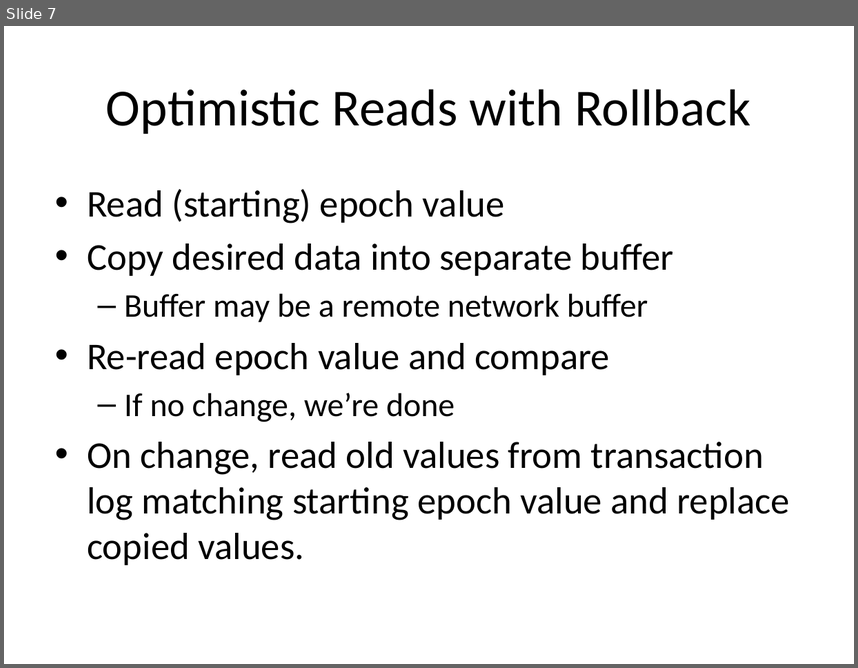
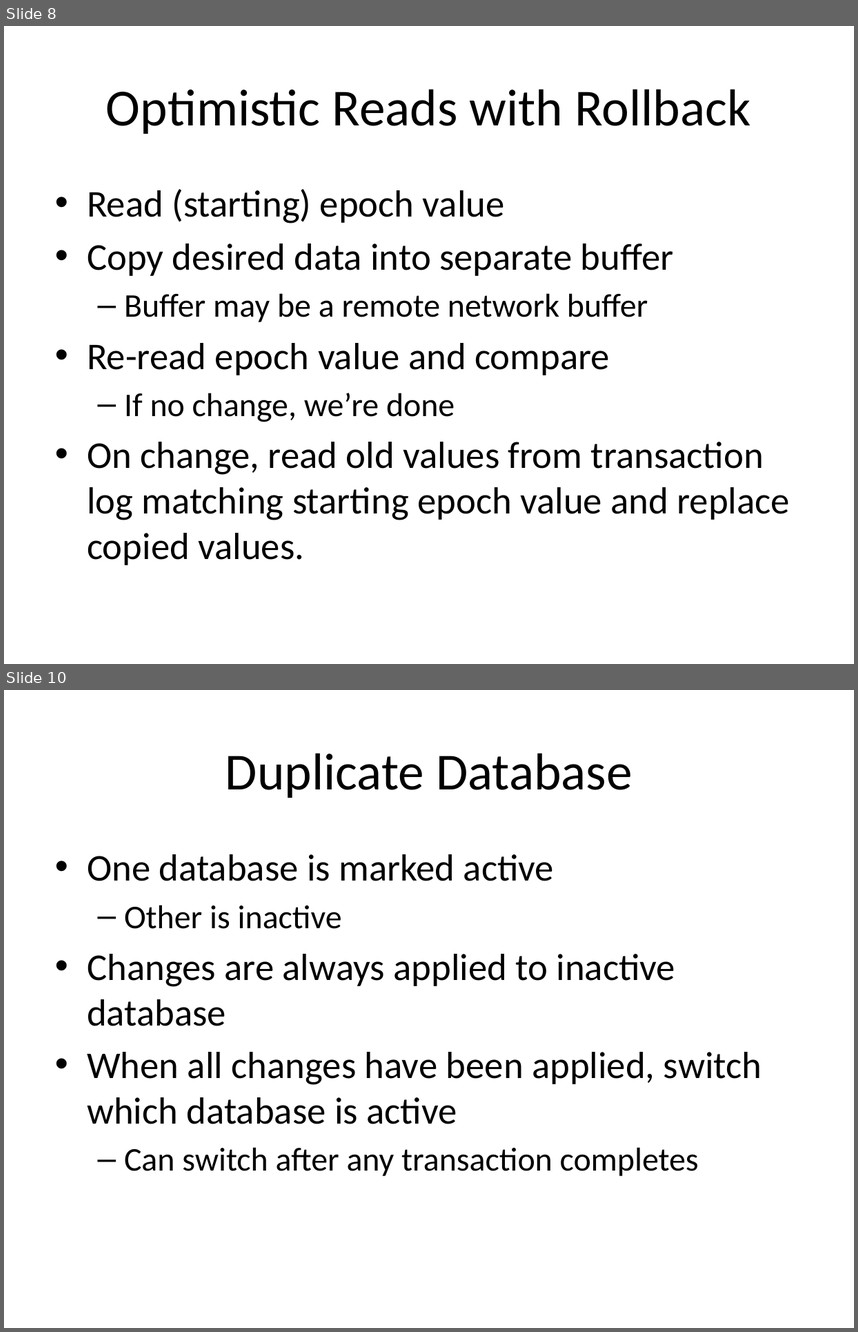
Before and after one commit to hnrose/ibssa2, a slide deck: design-docs/ssa_db.pptx. Shown one above the other, each under a label of ours: slide 7 before the commit, slides 8 and 10 after it; the slides between them are not shown. The pictures are 858x668 and 858x1332 pixels, drawn with LibreOffice and Linux fonts; fonts in the diff are those of the drawing. Boxes give left, top, right and bottom in pixels: in the first picture for what was removed or moved away, otherwise in the second. Text is boxed around its words. In the diff, an @@ line names an element or a change of style, - is before the commit and + after.

```diff
--- a/design-docs/ssa_db.pptx
+++ b/design-docs/ssa_db.pptx
@@ slide 10 added at (x1=4, y1=690, x2=854, y2=1328), background #FFFFFF @@
@@ title added at (x1=225, y1=753, x2=632, y2=798), 44 pt, text #000000 @@
+Duplicate Database
@@ text added at (x1=87, y1=854, x2=762, y2=1176), 32 pt, text #000000 @@
+• One database is marked active
+  – Other is inactive
+• Changes are always applied to inactive database
+• When all changes have been applied, switch which database is active
+  – Can switch after any transaction completes
@@ what was slide 7 is now slide 8 @@
```
Also in this commit, not shown: 2 slides changed, 2 other slides added.
